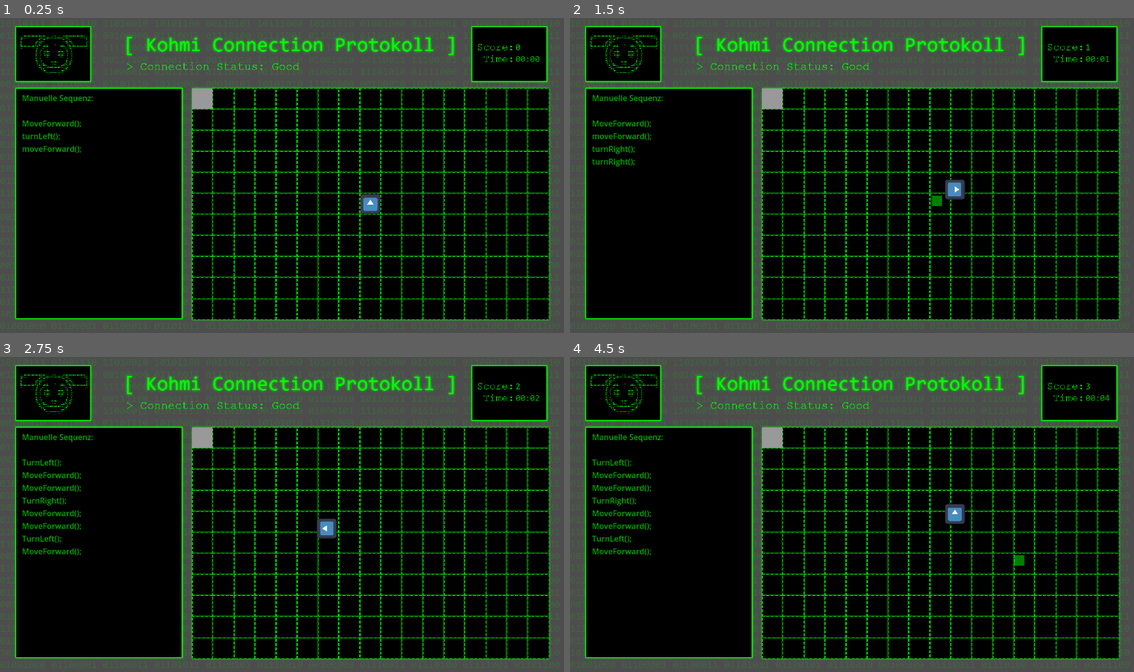
Above: before the commit, frames 1-4 (two rows, left to right).
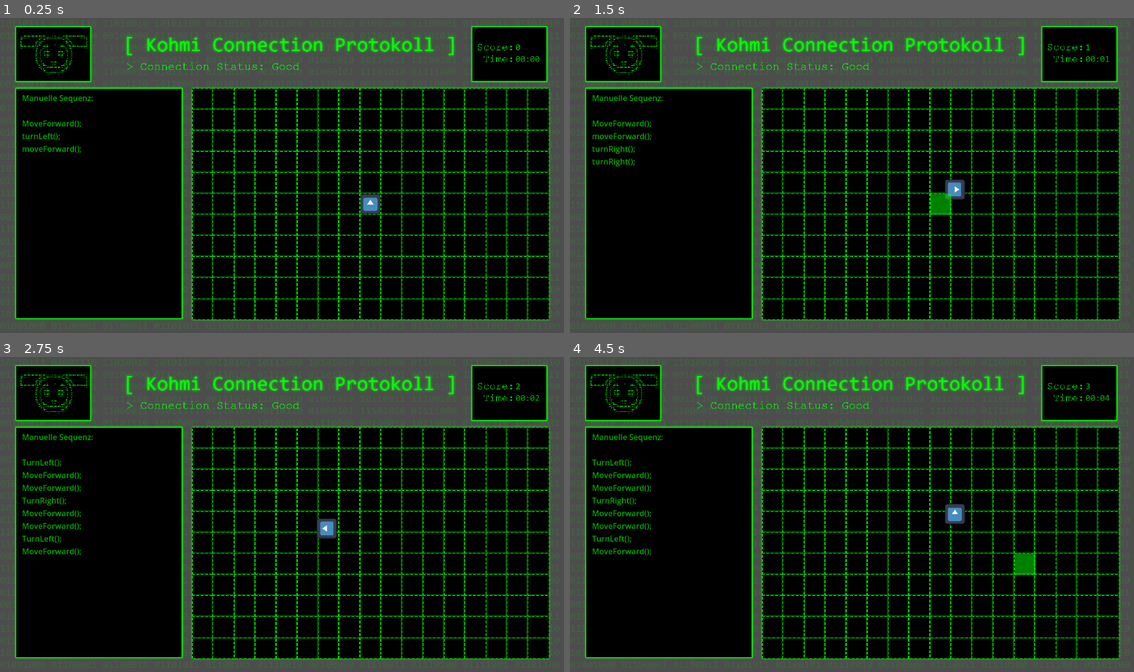
Above: after the commit, the same moments.

Repository: julixus/kohmi_games_v2
Game: Godot game, scene res://scenes/pseudocode.tscn
Same seed, same stepped clock (60 frames per second), same inputs: the game is played once before the commit and once after it. The project has no main scene, so this scene is started directly. The engine's default icon, where the game draws it, is replaced by a stand-in: a white triangle on a blue panel in a dark square.
Inputs (mouse positions are in pixels of both pictures, inside the frame that each line leads up to):
- Up to frame 1 (0.25 s): no input
- Up to frame 2 (1.5 s): click (919, 241) at 0.5 s; move the mouse to (942, 203) at 1.27 s; hold D (TurnRight) from 1.28 s (still down); tap W (Move) at 1.35 s; click (942, 203) at 1.42 s
- Up to frame 3 (2.75 s): tap Enter at 2 s; move the mouse to (169, 530) at 2.02 s; release D (TurnRight) at 2.03 s; hold A (TurnLeft) from 2.03 s (still down); tap W (Move) at 2.1 s; click (169, 530) at 2.17 s
- Up to frame 4 (4.5 s): move the mouse to (908, 445) at 2.77 s; release A (TurnLeft) at 2.78 s; hold D (TurnRight) 2.78-4.28 s; tap W (Move) at 2.85, 3.6, 4.35 s; click (908, 445) at 2.92 s; tap Space at 3.5 s; move the mouse to (823, 577) at 3.52 s; click (823, 577) at 3.67 s; move the mouse to (1021, 561) at 4.27 s; hold A (TurnLeft) from 4.28 s (still down); click (1021, 561) at 4.42 s

The runs differ from the first frame. In frame 1, 0.2% of the frame differs, in the area x 34-38%, y 22-29%; in frame 2, 0.4%; in frame 3, 0.2%; in frame 4, 0.4%, in the area x 34-83%, y 22-70%.

Commit message:
Pseudocode Gridsnapping Fix

Diff:
--- a/scenes/pseudocode.tscn
+++ b/scenes/pseudocode.tscn
@@ -1,8 +1,9 @@
-[gd_scene load_steps=20 format=3 uid="uid://g3yb1qrf5bnm"]
+[gd_scene load_steps=21 format=3 uid="uid://g3yb1qrf5bnm"]
 
-[ext_resource type="Script" uid="uid://o5a8r1v4mesh" path="res://scripts/pseudocode.gd" id="1_n8srr"]
+[ext_resource type="Script" path="res://scripts/pseudocode.gd" id="1_n8srr"]
 [ext_resource type="Texture2D" uid="uid://b7q8mqaqqf5ry" path="res://res/pseudocode_bg.png" id="2_07wj8"]
 [ext_resource type="FontFile" uid="uid://modbqwkkpyfv" path="res://res/CONSOLA.TTF" id="3_11llr"]
+[ext_resource type="Texture2D" uid="uid://dxyew2wfl6vpr" path="res://res/Pseudo_Brett.png" id="5_k8rp3"]
 [ext_resource type="Texture2D" uid="uid://dwyb68n6cppap" path="res://icon.svg" id="6_11llr"]
 
 [sub_resource type="RectangleShape2D" id="RectangleShape2D_5o0ki"]
@@ -36,6 +37,7 @@
 [sub_resource type="StyleBoxEmpty" id="StyleBoxEmpty_gvvvs"]
 
 [sub_resource type="StyleBoxFlat" id="StyleBoxFlat_5o0ki"]
+bg_color = Color(0.033359, 0, 0.503014, 1)
 
 [node name="Pseudocode" type="Node2D"]
 position = Vector2(184, 181)
@@ -144,11 +146,19 @@
 scale = Vector2(0.32, 0.32)
 texture = ExtResource("6_11llr")
 
+[node name="PseudoBrett" type="Sprite2D" parent="."]
+visible = false
+position = Vector2(181.182, 57.5)
+scale = Vector2(42.9198, 43.1818)
+texture = ExtResource("5_k8rp3")
+
 [node name="Panel" type="Panel" parent="."]
-offset_left = -183.66
-offset_top = -180.435
-offset_right = -141.68
-offset_bottom = -138.455
+visible = false
+modulate = Color(1, 1, 1, 0.560784)
+offset_left = -183.7
+offset_top = -180.0
+offset_right = -140.9
+offset_bottom = -136.8
 mouse_filter = 2
 theme_override_styles/panel = SubResource("StyleBoxFlat_5o0ki")
 
--- a/scripts/pseudocode.gd
+++ b/scripts/pseudocode.gd
@@ -13,7 +13,9 @@
 var icon_pos_y = 157
 var icon_rotation = 0
 var icon_start = Vector2(180.5, 57)
-const GRID_SIZE = 41.98
+#const GRID_SIZE = 41.98
+const GRID_SIZE_X = 42.9
+const GRID_SIZE_Y = 43.2
 const OFFSET = Vector2(20.94,20.94)#Vector2(10,20)
 
 var direction : String
@@ -80,15 +82,15 @@
 
 func snap_to_grid(pos: Vector2) -> Vector2:
 	return Vector2(
-		floor(pos.x / GRID_SIZE) * GRID_SIZE,
-		floor(pos.y / GRID_SIZE) * GRID_SIZE
+		floor(pos.x / GRID_SIZE_X) * GRID_SIZE_X,
+		floor(pos.y / GRID_SIZE_Y) * GRID_SIZE_Y
 	)
 
 func draw_rectangle_at(pos: Vector2) -> void:
 	var rect = ColorRect.new()
 	rect.color = Color(0,70,0,0.5)
-	rect.size = Vector2(GRID_SIZE/2, GRID_SIZE/2)
-	rect.position = pos + Vector2(GRID_SIZE/4, GRID_SIZE/4) #- OFFSET #blöder hs nimmt die position als local und nicht global position -> offset nicht überall gleich
+	rect.size = Vector2(GRID_SIZE_X, GRID_SIZE_Y)
+	rect.position = pos + Vector2(0.02, 0) #- OFFSET #blöder hs nimmt die position als local und nicht global position -> offset nicht überall gleich
 	print("rect position: " + str(rect.position))
 	add_child(rect)
 	await wait(0.3)
Not shown, changed: res/CONSOLA.TTF.import
Not shown, changed: res/Consolas.ttf.import
Not shown, changed: res/Courier New.ttf.import
Not shown: 1 places in scenes/quiz.tscn that only renumber resources
